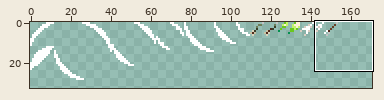
Sprite sheet -- Assets/Sprites/Fantasy Area/Fantasy Area Bullets.png. Above, an overview of the earlier version with the close-up marked.
Close-up. Old version:
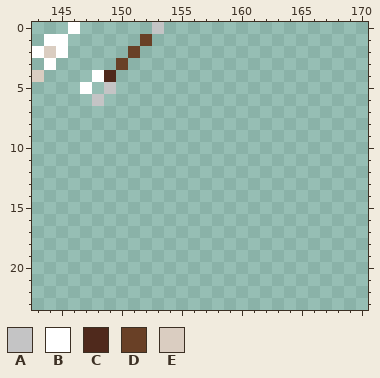
The file is 256x128 pixels. Shown: x 143..170, y 0..23. The wide view leaves out empty margins.
Palette (. is transparent): A #c4c4c5  B #ffffff  C #4f291c  D #694026  E #dacdc1
Pixels before, first column x 143:
0 ...B......A
1 .BB......D.
2 BEB.....D..
3 .B.....D...
4 E....BC....
5 ....B.A....
6 .....A.....
After the commit:
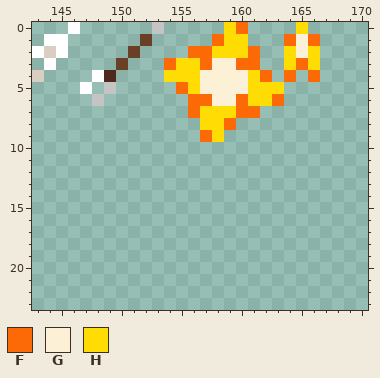
Colours new in this view: F #fc6a08  G #fcf1d7  H #ffdc04
From old to new:
Changed rows in their new state; - is an unchanged pixel.
first column x 154:
 0 -----HF----H-
 1 ----FHH---FGF
 2 --FFHHHF--HGH
 3 FHHFGGFF--HFH
 4 HHHGGGGHF-F-F
 5 -FHGGGGHHH---
 6 --FFGGFHHF---
 7 --FHHHFF-----
 8 ---HHF-------
 9 ---FH--------
Boxes around the changes in both close-ups, in picture pixels (x1, y1, x2, y2):
added: (164, 22, 320, 142)
